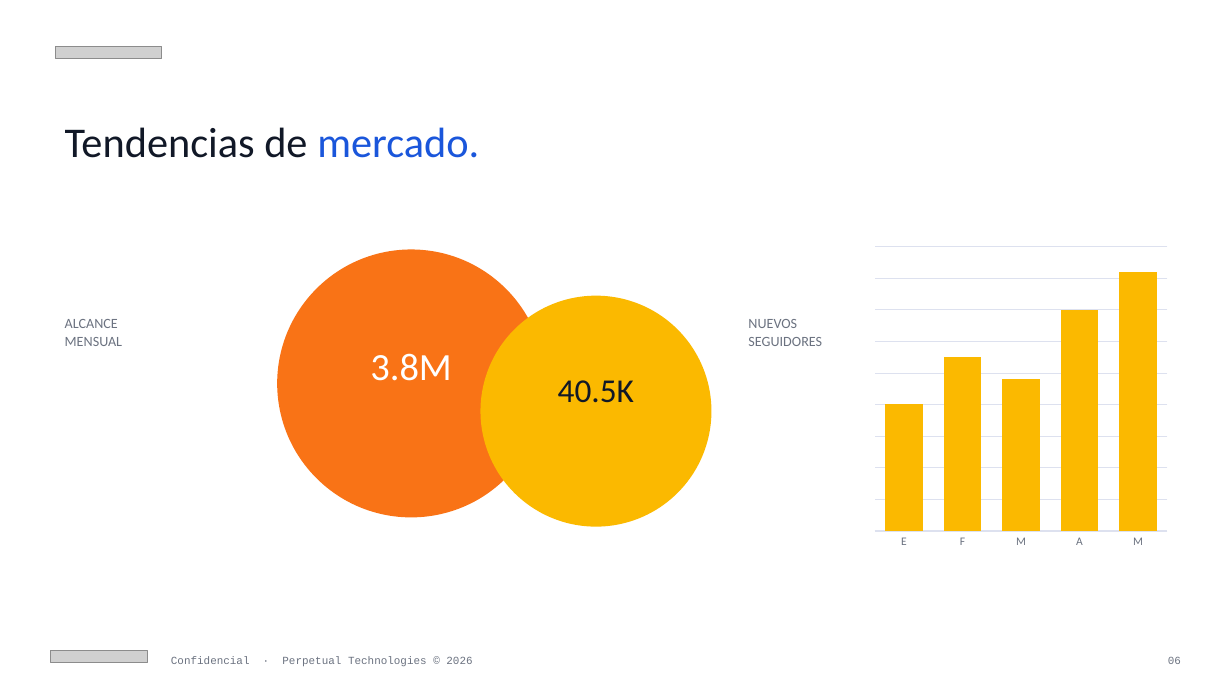
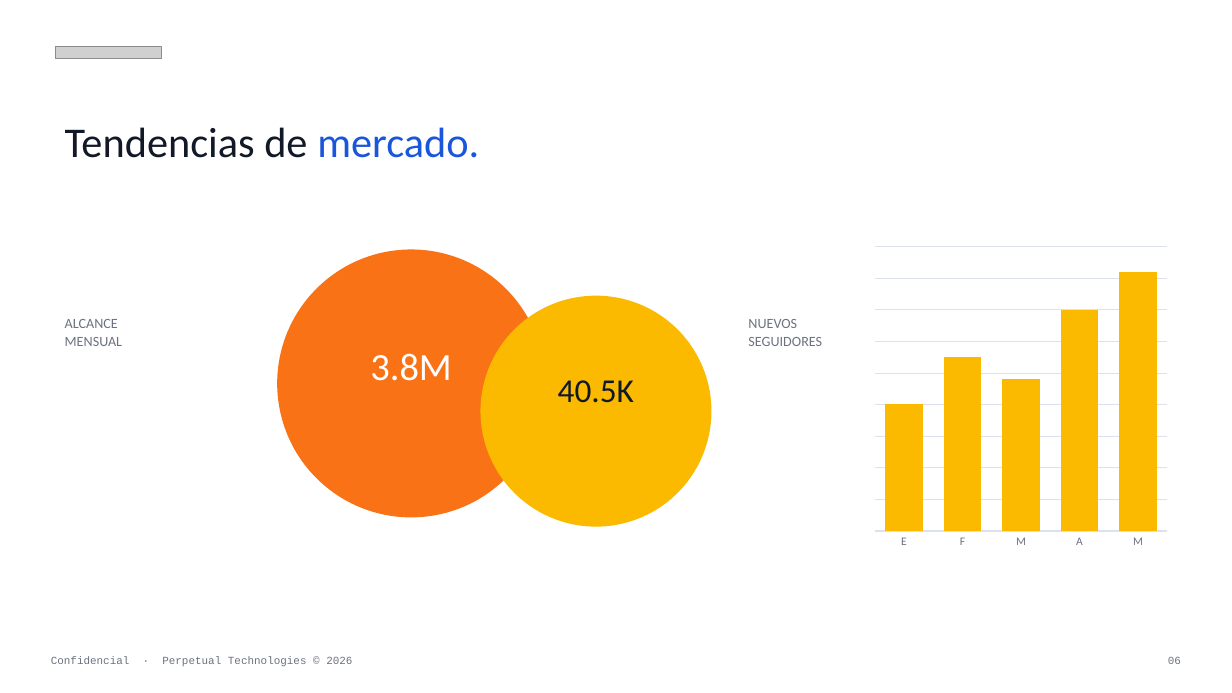
Before and after one commit to hector-perpetual/perpetual-design-system-4, a slide deck: slide 6 of dist/perpetual-marketing-template.pptx. Drawn at 1232x693 pixels with LibreOffice and Linux fonts; fonts in the diff are those of the drawing; grey boxes stand for pictures. Boxes give left, top, right and bottom in pixels: in the first picture for what was removed or moved away, otherwise in the second. Text is boxed around its words. In the diff, an @@ line names an element or a change of style, - is before the commit and + after.

```diff
--- a/dist/perpetual-marketing-template.pptx
+++ b/dist/perpetual-marketing-template.pptx
@@ text "Confidencial · Perpetual Technologies © ...": place and size @@
-text "Confidencial · Perpetual Technologies © ..." at box(171, 657, 472, 666)
+text "Confidencial · Perpetual Technologies © ..." at box(51, 657, 352, 666)
@@ picture removed at box(51, 651, 148, 663) @@
```
Also in this commit, not shown: 10 other slides changed, 3 other files.
